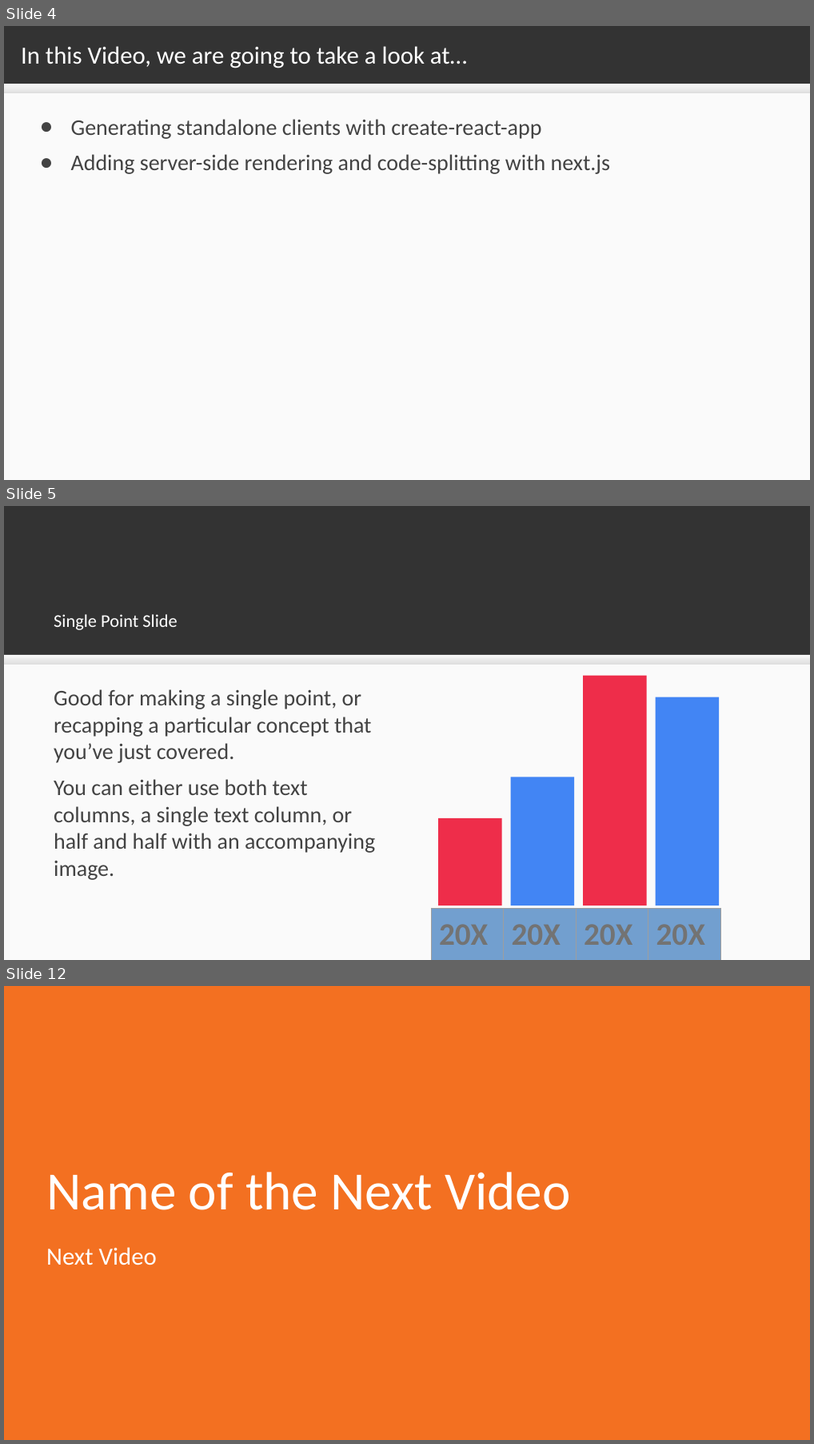
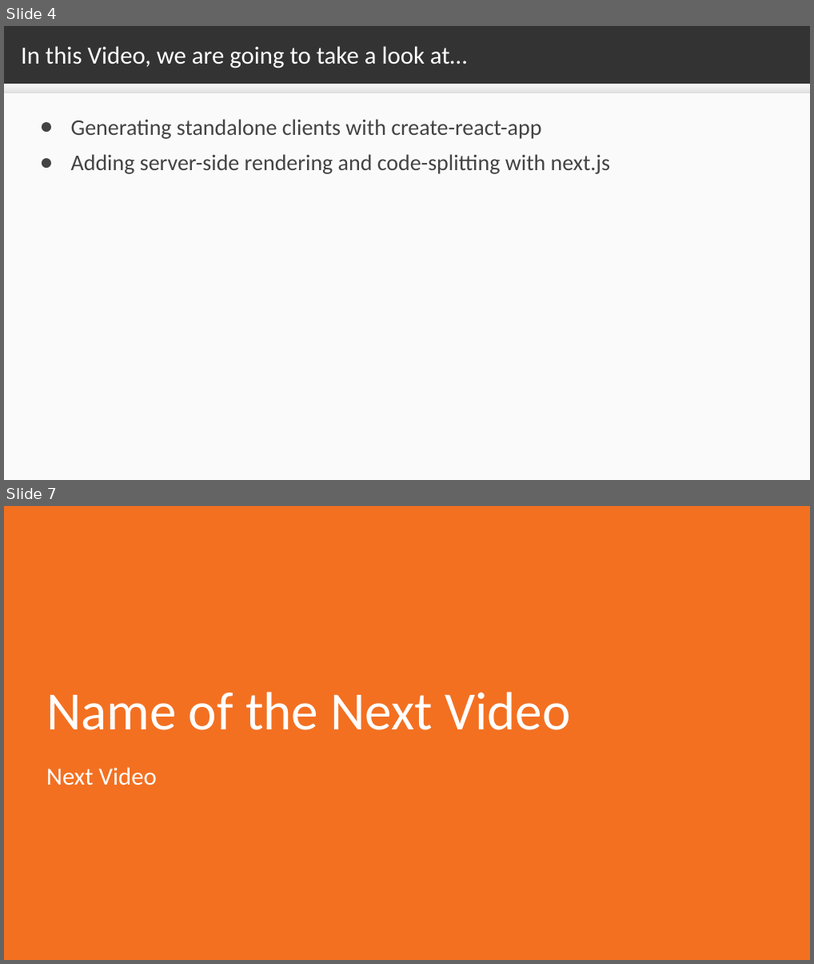
Before and after one commit to sslotsky/next-scripts, a slide deck: video-1.2/1.2.odp. Shown one above the other, each under a label of ours: slides 4, 5 and 12 before the commit, slides 4 and 7 after it; the slides between them are not shown. The pictures are 814x1444 and 814x964 pixels, drawn with LibreOffice and Linux fonts; fonts in the diff are those of the drawing; background and template pictures are left out. Boxes give left, top, right and bottom in pixels: in the first picture for what was removed or moved away, otherwise in the second. Text is boxed around its words. In the diff, an @@ line names an element or a change of style, - is before the commit and + after.

```diff
--- a/video-1.2/1.2.odp
+++ b/video-1.2/1.2.odp
@@ slide 5 removed at box(4, 506, 810, 960), background #333333 @@
@@ title removed at box(54, 614, 177, 630) @@
-Single Point Slide
@@ rectangle removed at box(4, 655, 810, 960) @@
@@ rectangle removed at box(4, 655, 810, 664) @@
@@ text removed at box(54, 689, 375, 880) @@
-Good for making a single point, or recapping a particular concept that you’ve just covered.
-You can either use both text columns, a single text column, or half and half with an accompanying image.
@@ rectangle removed at box(583, 676, 647, 905) @@
@@ rectangle removed at box(656, 697, 720, 905) @@
@@ rectangle removed at box(511, 776, 575, 905) @@
@@ rectangle removed at box(438, 818, 502, 905) @@
@@ table removed at box(431, 908, 722, 960), 1 rows, 4 columns @@
-20XX | 20XX | 20XX | 20XX
@@ what was slide 12 is now slide 7 @@
```
Also in this commit, not shown: 1 slide changed, 2 slides added, 6 other slides removed, 24 other files.
